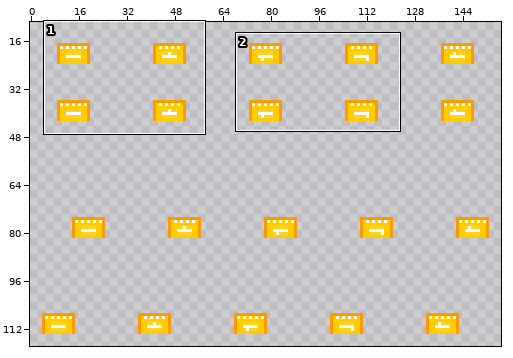
Edited in one commit: sprite sheet (Resources/Textures/Structures/Power/apc.rsi/display-remote.png). Above: a wide view before the commit, with the close-up outlined.
Close-up. Before the commit:
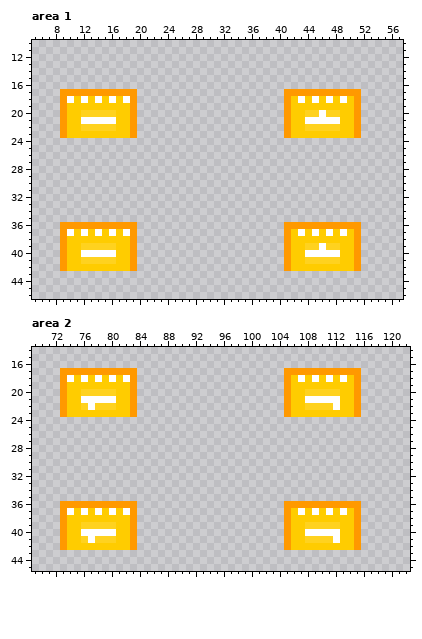
The file is 160x128 pixels. Shown: area 1: x 5..57, y 10..46; area 2: x 69..122, y 14..45. The wide view leaves out empty margins. The commit also changed other parts of the picture, which this record leaves out.
After:
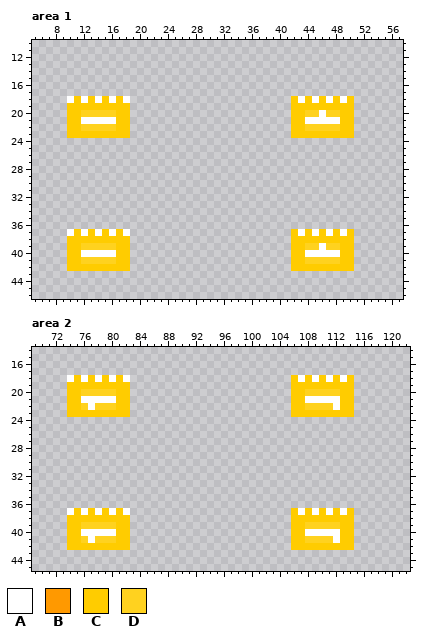
Palette (. is transparent): A #ffffff  B #ff9900  C #ffcc00  D #ffd21f
The exact change:
--- area 1
@@ x 5..57 @@
 16 .....................................................
-17 ....BBBBBBBBBBB.....................BBBBBBBBBBB......
-18 ....BACACACACAB.....................BCACACACACB......
-19 ....BCCCCCCCCCB.....................BCCCCCCCCCB......
-20 ....BCCDDDDDCCB.....................BCCDDADDCCB......
-21 ....BCCAAAAACCB.....................BCCAAAAACCB......
-22 ....BCCDDDDDCCB.....................BCCDDDDDCCB......
-23 ....BCCCCCCCCCB.....................BCCCCCCCCCB......
+17 .....................................................
+18 .....ACACACACA.......................CACACACAC.......
+19 .....CCCCCCCCC.......................CCCCCCCCC.......
+20 .....CCDDDDDCC.......................CCDDADDCC.......
+21 .....CCAAAAACC.......................CCAAAAACC.......
+22 .....CCDDDDDCC.......................CCDDDDDCC.......
+23 .....CCCCCCCCC.......................CCCCCCCCC.......
 24 .....................................................
@@ x 5..57 @@
 35 .....................................................
-36 ....BBBBBBBBBBB.....................BBBBBBBBBBB......
-37 ....BACACACACAB.....................BCACACACACB......
-38 ....BCCCCCCCCCB.....................BCCCCCCCCCB......
-39 ....BCCDDDDDCCB.....................BCCDDADDCCB......
-40 ....BCCAAAAACCB.....................BCCAAAAACCB......
-41 ....BCCDDDDDCCB.....................BCCDDDDDCCB......
-42 ....BCCCCCCCCCB.....................BCCCCCCCCCB......
+36 .....................................................
+37 .....ACACACACA.......................CACACACAC.......
+38 .....CCCCCCCCC.......................CCCCCCCCC.......
+39 .....CCDDDDDCC.......................CCDDADDCC.......
+40 .....CCAAAAACC.......................CCAAAAACC.......
+41 .....CCDDDDDCC.......................CCDDDDDCC.......
+42 .....CCCCCCCCC.......................CCCCCCCCC.......
 43 .....................................................
--- area 2
@@ x 69..122 @@
 16 ......................................................
-17 ....BBBBBBBBBBB.....................BBBBBBBBBBB.......
-18 ....BACACACACAB.....................BCACACACACB.......
-19 ....BCCCCCCCCCB.....................BCCCCCCCCCB.......
-20 ....BCCDDDDDCCB.....................BCCDDDDDCCB.......
-21 ....BCCAAAAACCB.....................BCCAAAAACCB.......
-22 ....BCCDADDDCCB.....................BCCDDDDACCB.......
-23 ....BCCCCCCCCCB.....................BCCCCCCCCCB.......
+17 ......................................................
+18 .....ACACACACA.......................CACACACAC........
+19 .....CCCCCCCCC.......................CCCCCCCCC........
+20 .....CCDDDDDCC.......................CCDDDDDCC........
+21 .....CCAAAAACC.......................CCAAAAACC........
+22 .....CCDADDDCC.......................CCDDDDACC........
+23 .....CCCCCCCCC.......................CCCCCCCCC........
 24 ......................................................
@@ x 69..122 @@
 35 ......................................................
-36 ....BBBBBBBBBBB.....................BBBBBBBBBBB.......
-37 ....BACACACACAB.....................BCACACACACB.......
-38 ....BCCCCCCCCCB.....................BCCCCCCCCCB.......
-39 ....BCCDDDDDCCB.....................BCCDDDDDCCB.......
-40 ....BCCAAAAACCB.....................BCCAAAAACCB.......
-41 ....BCCDADDDCCB.....................BCCDDDDACCB.......
-42 ....BCCCCCCCCCB.....................BCCCCCCCCCB.......
+36 ......................................................
+37 .....ACACACACA.......................CACACACAC........
+38 .....CCCCCCCCC.......................CCCCCCCCC........
+39 .....CCDDDDDCC.......................CCDDDDDCC........
+40 .....CCAAAAACC.......................CCAAAAACC........
+41 .....CCDADDDCC.......................CCDDDDACC........
+42 .....CCCCCCCCC.......................CCCCCCCCC........
 43 ......................................................
